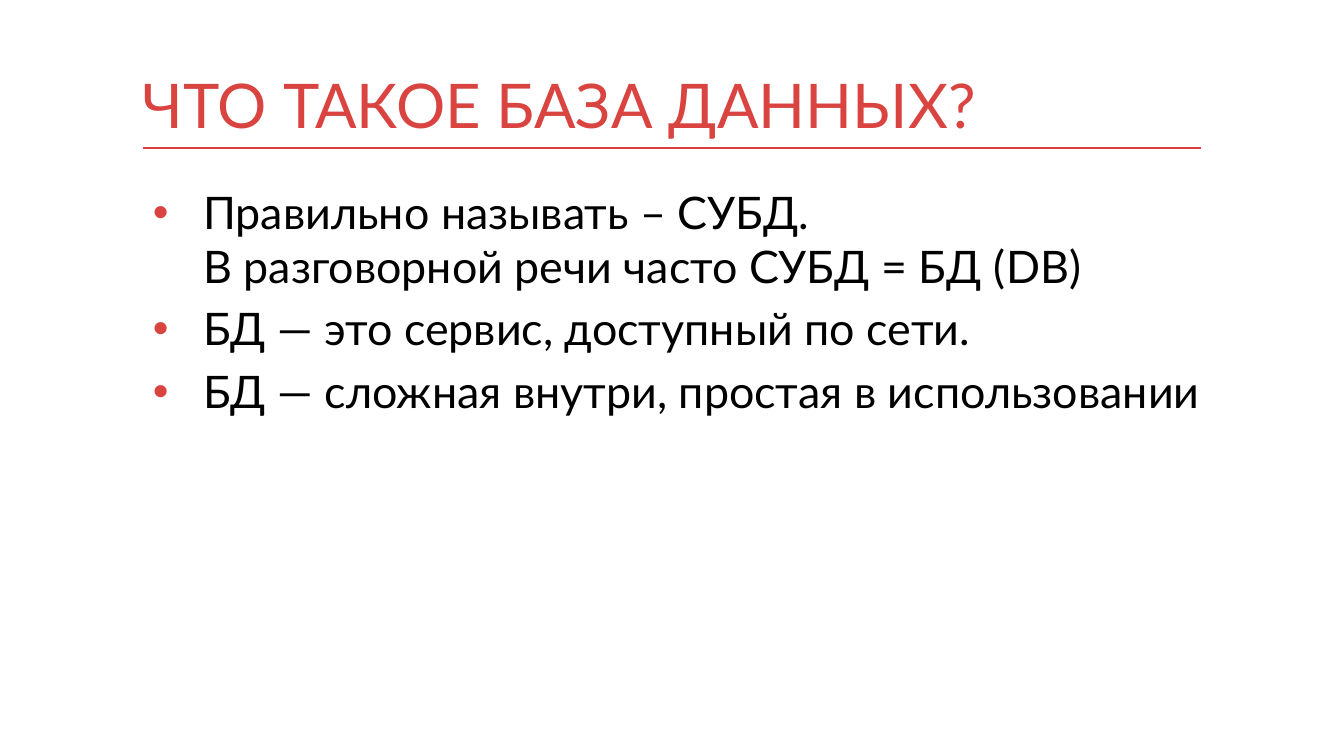
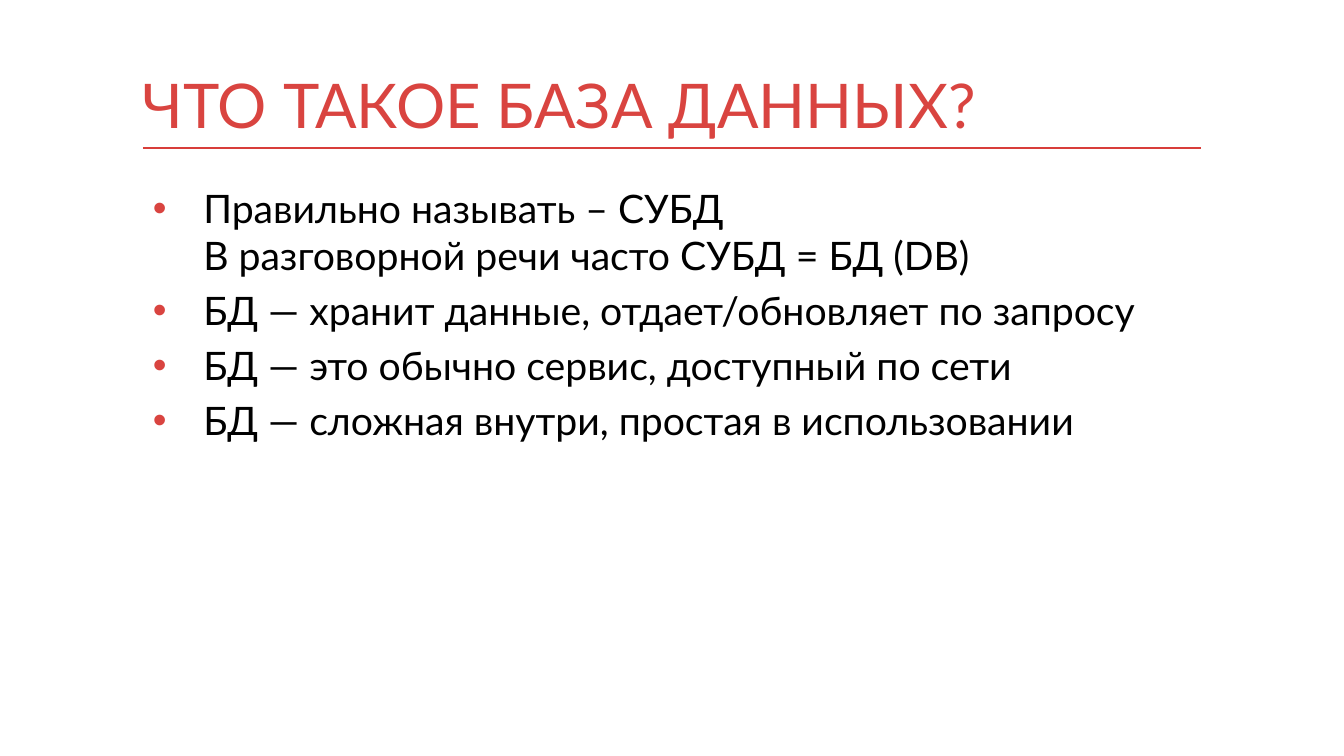
Before and after one commit to mnenorm74/web-game, a slide deck: slide 2 of db.pptx. Drawn at 1344x756 pixels with LibreOffice and Linux fonts; fonts in the diff are those of the drawing. Boxes give left, top, right and bottom in pixels: in the first picture for what was removed or moved away, otherwise in the second. Text is boxed around its words. In the diff, an @@ line names an element or a change of style, - is before the commit and + after.

```diff
--- a/db.pptx
+++ b/db.pptx
@@ text at [203,194,1135,387]: text changed; size 32 to 28 pt @@
-• Правильно называть – СУБД.
-  В разговорной речи часто СУБД = БД (DB)
-• БД — это сервис, доступный по сети.
+• Правильно называть – СУБД
+  В разговорной речи часто СУБД = БД (DB)
+• БД — хранит данные, отдает/обновляет по запросу
+• БД — это обычно сервис, доступный по сети
@@ text at [203,407,1073,442]: size 32 to 28 pt in "БД — сложная внутри, простая в использовании" @@
```
Also in this commit, not shown: 39 other slides changed, 28 slides added, 3 slides removed, 2 other files.
